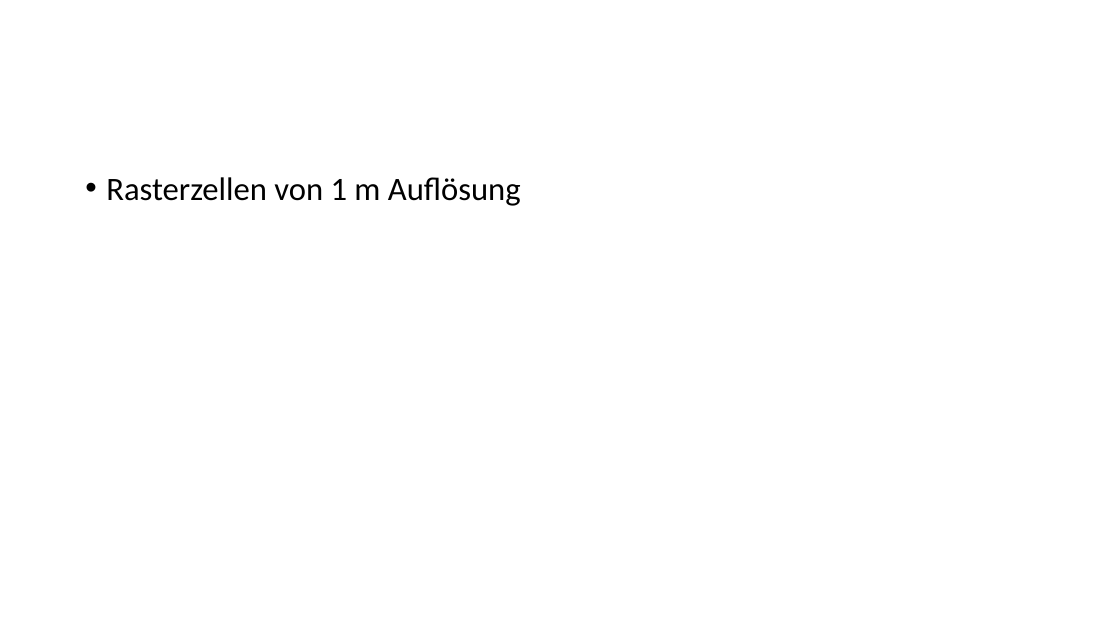
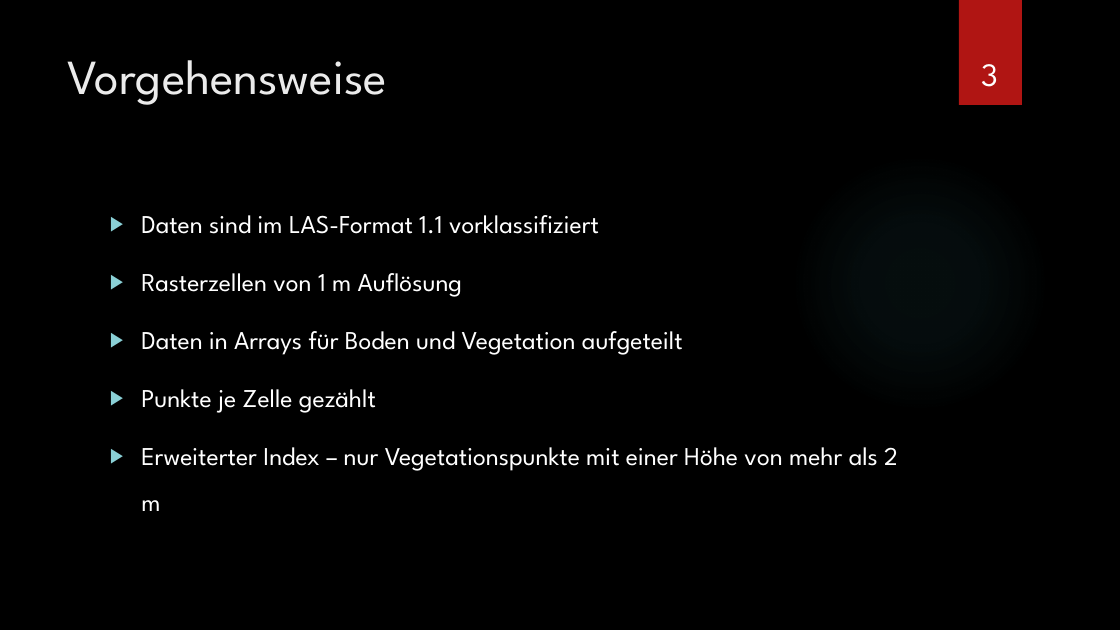
Before and after one commit to PythonThema4/kronendach, a slide deck: slide 3 of Kronendach-Durchlässigkeit.pptx. Drawn at 1120x630 pixels with LibreOffice and Linux fonts; fonts in the diff are those of the drawing; background and template pictures are left out. Boxes give left, top, right and bottom in pixels: in the first picture for what was removed or moved away, otherwise in the second. Text is boxed around its words. In the diff, an @@ line names an element or a change of style, - is before the commit and + after.

```diff
--- a/Kronendach-Durchlässigkeit.pptx
+++ b/Kronendach-Durchlässigkeit.pptx
@@ background #FFFFFF to picture (left out) @@
@@ rectangle added at [959, 0, 1022, 105], fill #B01513 @@
@@ title added at [68, 60, 387, 105], 42 pt, text #EBEBEB @@
+Vorgehensweise
@@ page number added at [981, 64, 998, 87], 28 pt, text #FFFFFF @@
+3
@@ ellipse added at [791, 154, 1049, 413], fill gradient #50B9C1 @@
@@ text "Daten sind im LAS-Format 1.1 ...": place and size @@
-text "Daten sind im LAS-Format 1.1 ..." at [106, 177, 521, 206]
+text "Daten sind im LAS-Format 1.1 ..." at [141, 215, 898, 511]
@@ text at [141, 215, 599, 234]: paragraph added @@
+▶ Daten sind im LAS-Format 1.1 vorklassifiziert
@@ text at [141, 273, 462, 297]: size 28 to 22 pt, font Calibri to League Spartan, text colour #000000 to #FFFFFF in "Rasterzellen von 1 m Auflösung"; bullet • to ▶; line spacing 0.9 to 1.5 @@
@@ text at [141, 331, 898, 511]: paragraphs added @@
+▶ Daten in Arrays für Boden und Vegetation aufgeteilt
+▶ Punkte je Zelle gezählt
+▶ Erweiterter Index – nur Vegetationspunkte mit einer Höhe von mehr als 2 m
```
Also in this commit, not shown: 4 other slides changed, 5 slides added, 6 slides removed, 7 other files.
